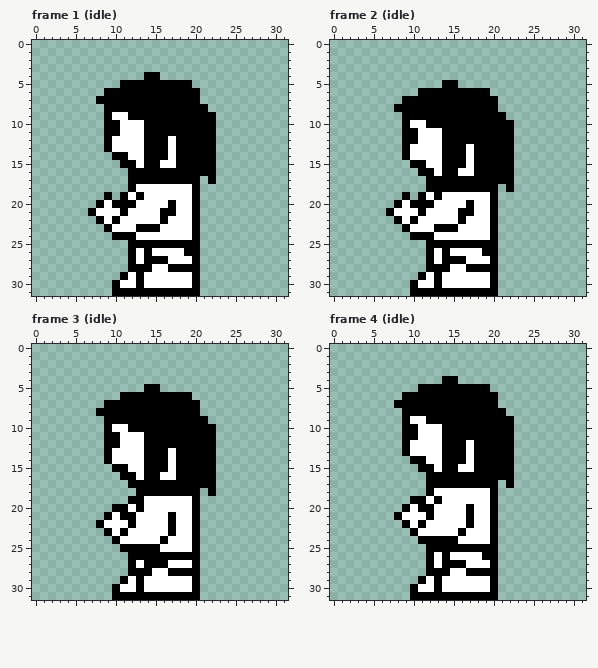
Edited in one commit: pixel-art file (gfx/characters/lynne-battle.aseprite). Above, as it was before the edit.
32x32 pixels, 10 frames. Shown: frame 1 (idle), frame 2 (idle), frame 3 (idle), frame 4 (idle). The commit also changed other frames, which this record leaves out.
And afterwards:
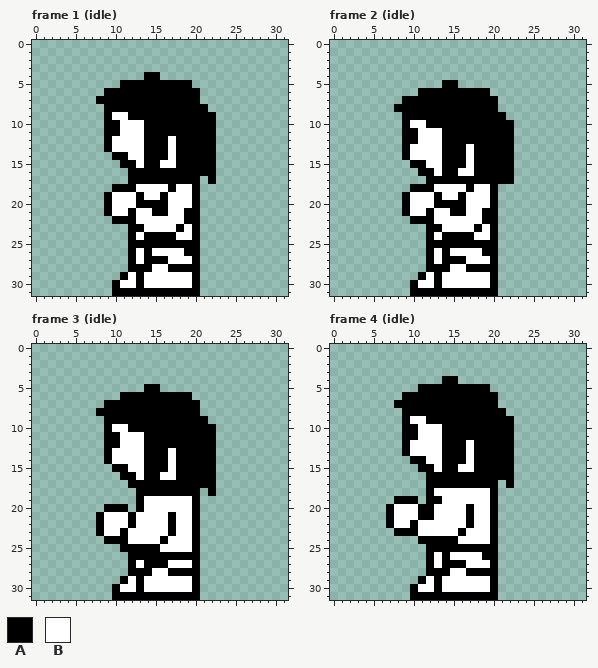
Palette (. is transparent): A #000000  B #ffffff
Commit message: Add some attack animations
The exact change:
--- frame 1 (idle), layer "Layer 1"
@@ x 5..21 @@
 17 .......AAAAAAAAA.
-18 .......ABBBBBBBA.
-19 ....A.ABABBBBBBA.
-20 ...ABAAABBBBABBA.
-21 ..ABBBABBBBAABBA.
-22 ...ABABBBBBABBBA.
-23 ....ABBBAAABBBBA.
-24 .....AAABBBBBBBA.
+18 .....AAABBBBABBA.
+19 ....ABBBABBABBBA.
+20 ....ABBBAAAABBBA.
+21 ....ABBABBAABBAA.
+22 .....AAABBBBBBAA.
+23 .......AABBBBABA.
+24 .......ABAAAABBA.
 25 .......AAAAAAAAA.
--- frame 2 (idle), layer "Layer 1"
@@ x 5..24 @@
 17 .......AAAAAAAAAAA..
-18 .......AAAAAAAAA.A..
-19 ....A.ABABBBBBBA....
-20 ...ABAAABBBBABBA....
-21 ..ABBBABBBBAABBA....
-22 ...ABABBBBBABBBA....
-23 ....ABBBAAABBBBA....
-24 .....AAABBBBBBBA....
+18 .....AAABBBBABBA....
+19 ....ABBBABBABBBA....
+20 ....ABBBAAAABBBA....
+21 ....ABBABBAABBAA....
+22 .....AAABBBBBBAA....
+23 .......AABBBBABA....
+24 .......ABAAAABBA....
 25 .......AAAAAAAAA....
--- frame 3 (idle), layer "Layer 1"
@@ x 6..14 @@
 18 .......AA
-19 ......AAB
-20 ....AABAB
-21 ...ABAABB
+19 .......AB
+20 ...AAA.AB
+21 ..ABBBABB
 22 ..ABBBABB
-23 ...ABABBB
-24 ....ABBBB
+23 ..ABBABBB
+24 ...AAABBB
 25 .....AAAA
--- frame 4 (idle), layer "Layer 1"
@@ x 5..14 @@
 18 .......ABB
-19 .....AABAB
-20 ....ABAABB
-21 ...ABBBABB
-22 ....ABABBB
-23 .....ABBBB
+19 ...AAA.AAB
+20 ..ABBBAABB
+21 ..ABBBAABB
+22 ..ABBABBBB
+23 ...AAABBBB
 24 ......AAAA
Where, in picture pixels (left, top, right, bottom), the same in both pictures:
changed: (88, 184, 192, 240)
changed: (386, 184, 514, 240)
changed: (96, 496, 136, 544)
changed: (386, 496, 434, 536)
